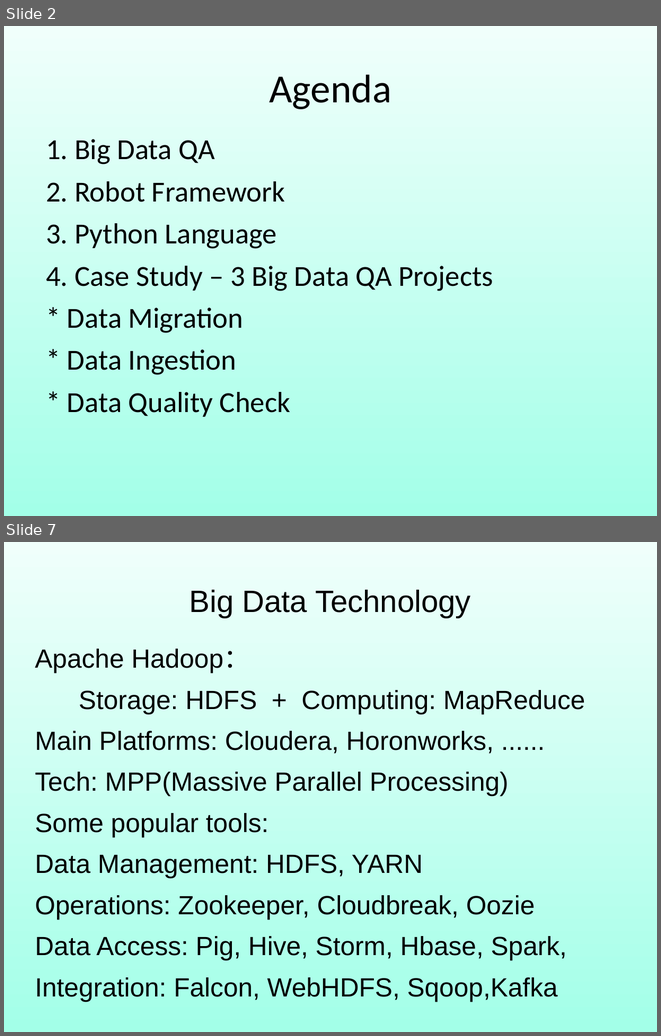
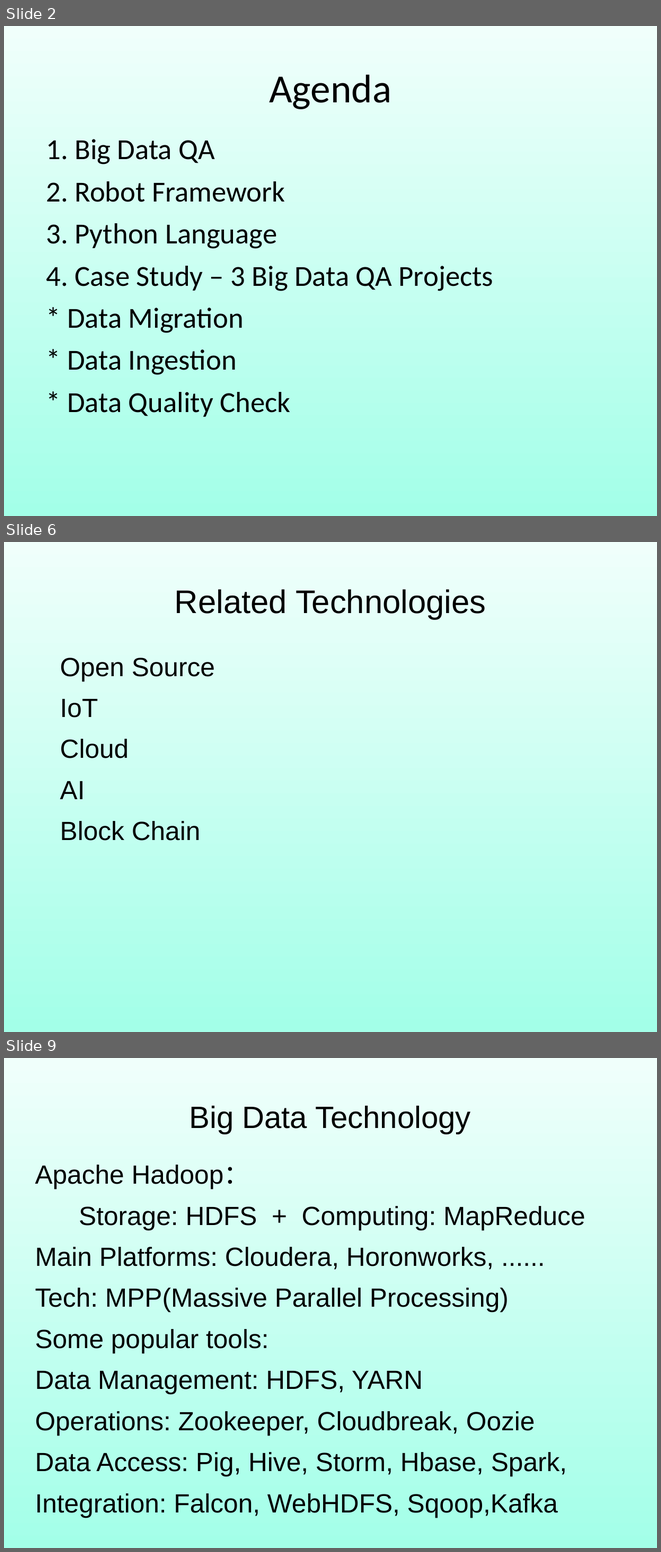
Before and after one commit to robin3795/Data, a slide deck: 2018_1.ppt. Shown one above the other, each under a label of ours: slides 2 and 7 before the commit, slides 2, 6 and 9 after it; the slides between them are not shown. The pictures are 661x1036 and 661x1552 pixels, drawn with LibreOffice and Linux fonts; fonts in the diff are those of the drawing. Boxes give left, top, right and bottom in pixels: in the first picture for what was removed or moved away, otherwise in the second. Text is boxed around its words. In the diff, an @@ line names an element or a change of style, - is before the commit and + after.

```diff
--- a/2018_1.ppt
+++ b/2018_1.ppt
@@ slide 6 added at <box>4,542,657,1032</box>, background gradient #F0FFFB to #A3FFE8 @@
@@ text added at <box>175,589,486,619</box>, 36 pt, text #000000 @@
+Related Technologies
@@ text added at <box>60,658,215,840</box>, 29 pt, text #000000 @@
+Open Source
+IoT
+Cloud
+AI
+Block Chain
@@ what was slide 7 is now slide 9 @@
```
Also in this commit, not shown: 9 slides changed, 1 other slide added.
